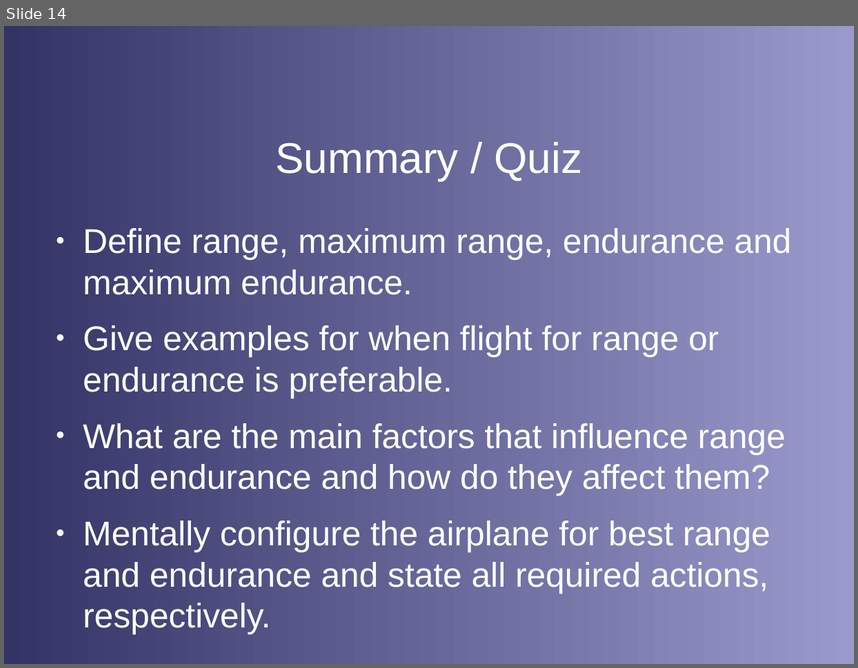
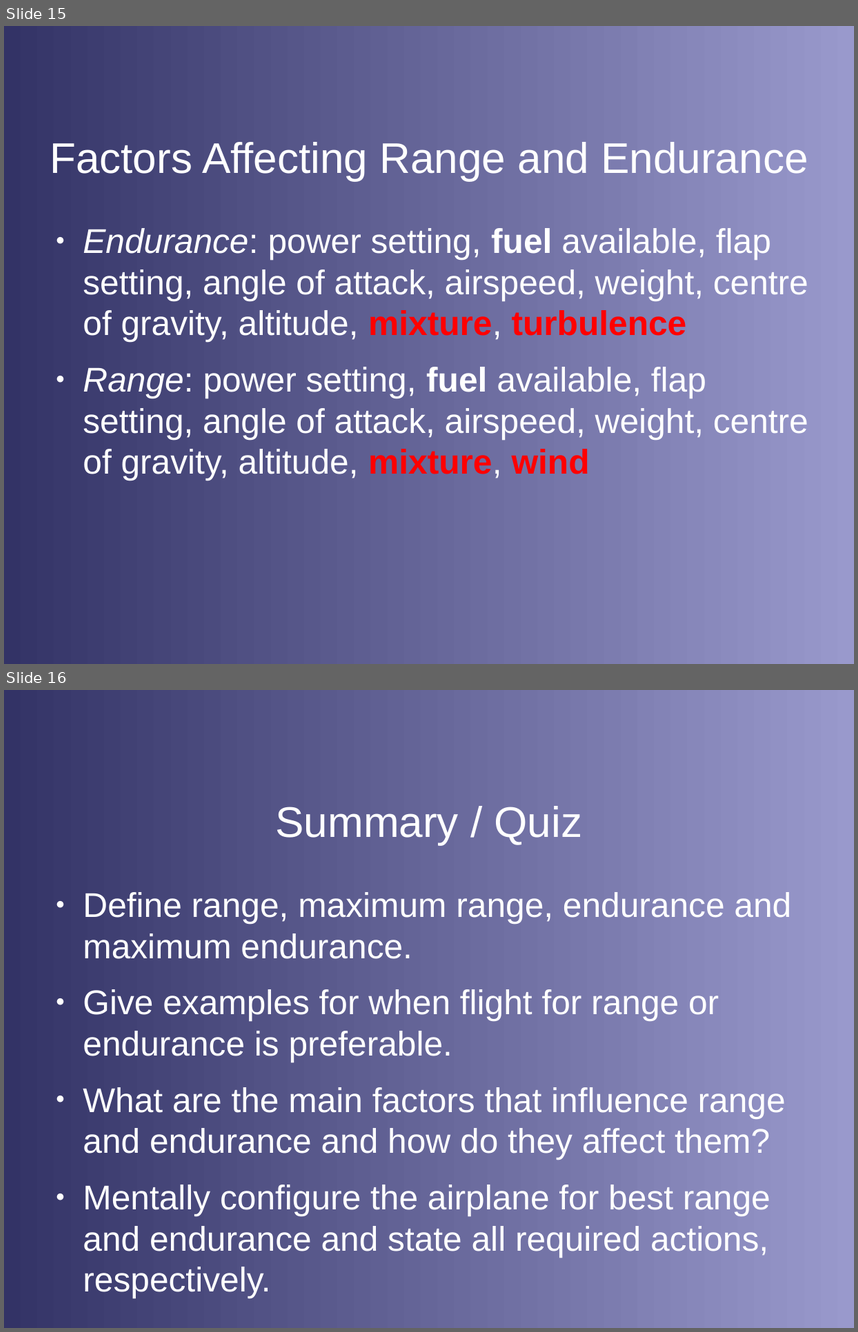
Before and after one commit to stephanheinemann/flight, a slide deck: FI/RangeAndEndurance/RangeAndEndurance.odp. Shown one above the other, each under a label of ours: slide 14 before the commit, slides 15 and 16 after it. The pictures are 858x668 and 858x1332 pixels, drawn with LibreOffice and Linux fonts; fonts in the diff are those of the drawing; background and template pictures are left out. Boxes give left, top, right and bottom in pixels: in the first picture for what was removed or moved away, otherwise in the second. Text is boxed around its words. In the diff, an @@ line names an element or a change of style, - is before the commit and + after.

```diff
--- a/FI/RangeAndEndurance/RangeAndEndurance.odp
+++ b/FI/RangeAndEndurance/RangeAndEndurance.odp
@@ slide 15 added at [4, 26, 854, 664], background gradient #333366 to #9999CC @@
@@ title added at [50, 142, 808, 181], 40 pt, text #FFFFFF @@
+Factors Affecting Range and Endurance
@@ text added at [83, 228, 809, 481], 32 pt, text #FFFFFF @@
+● Endurance: power setting, fuel available, flap setting, angle of attack, airspeed, weight, centre of gravity, altitude, mixture, turbulence
+● Range: power setting, fuel available, flap setting, angle of attack, airspeed, weight, centre of gravity, altitude, mixture, wind
@@ what was slide 14 is now slide 16 @@
```
Also in this commit, not shown: 4 slides changed, 3 other slides added, 1 other file.
